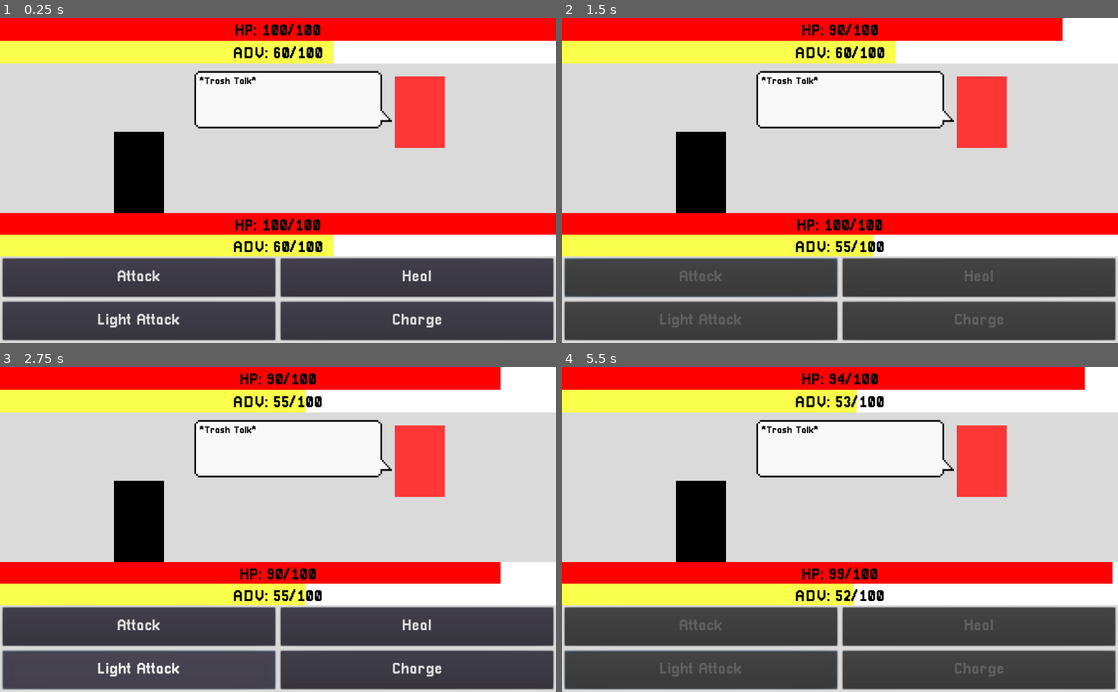
Above: before the commit, frames 1-4 (two rows, left to right).
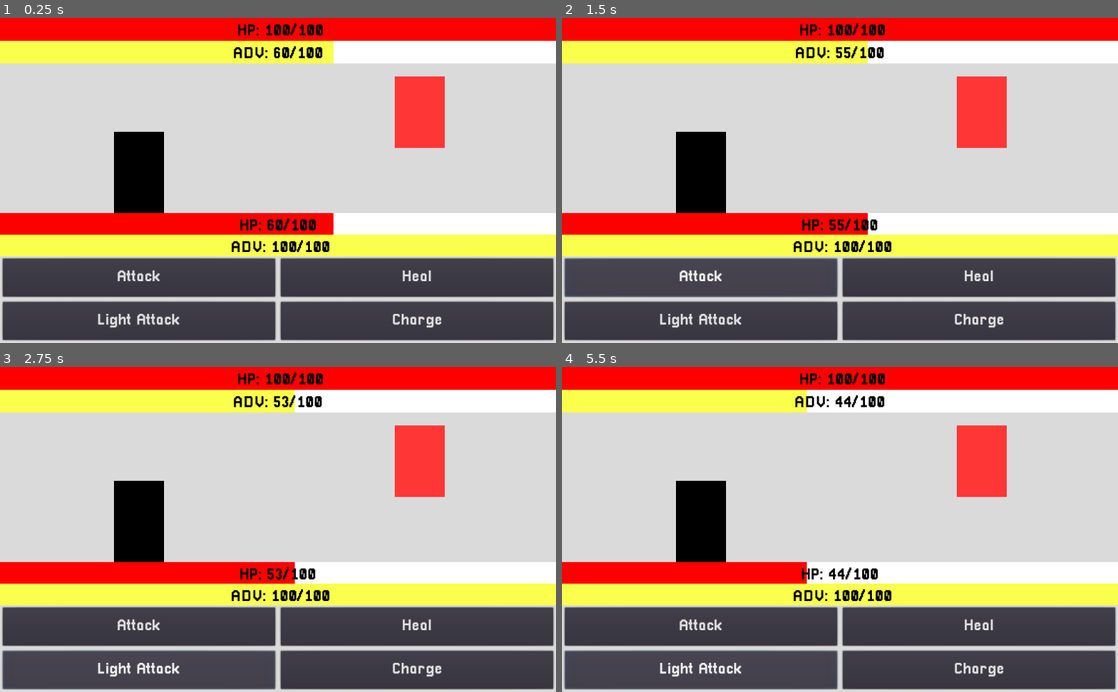
Above: after the commit, the same moments.

Repository: ArtlessAvian/kind-opponent
Game: Godot game, scene res://gameingame/BattleWView.tscn
Same seed, same stepped clock (60 frames per second), same inputs: the game is played once before the commit and once after it.
Inputs (mouse positions are in pixels of both pictures, inside the frame that each line leads up to):
- Up to frame 1 (0.25 s): no input
- Up to frame 2 (1.5 s): click "Attack" at 0.5 s
- Up to frame 3 (2.75 s): click (139, 669) at 2 s, where only the run after the commit has a clickable "Light Attack"
- Up to frame 4 (5.5 s): click "Heal" at 2.75 s; click (979, 669) at 3.5 s, where only the run after the commit has a clickable "Charge"; click (701, 627) at 4.25 s, where only the run after the commit has a clickable "Attack"; click (701, 669) at 5 s, where only the run before the commit has a clickable "Light Attack"

The runs differ from the first frame. In frame 1, 13% of the frame differs, in the area x 34-100%, y 1-74%; in frame 2, 15%; in frame 3, 13%; in frame 4, 15%, in the area x 17-100%, y 0-96%.
Error after the commit: Attempt to call function 'get_node' in base 'null instance' on a null instance. (res://UIBarMaster.gd:16)

Commit message:
Added speech bubble

Diff:
--- /dev/null
+++ b/EnemyText.gd
@@ -0,0 +1,41 @@
+extends RichTextLabel
+
+export(float) var reveal_speed
+export(float) var reveal_duration
+export(float) var fade_duration
+var opacity
+var fade_timer
+var reveal_timer
+var perc_visible
+export(NodePath) var speech_bubble
+func _ready():
+	speech_bubble = self.get_node(speech_bubble)
+	speech_bubble.visible = false
+	reveal_timer = 0
+	fade_timer = fade_duration
+	reveal_timer = reveal_duration
+	perc_visible = 0
+
+func _process(delta):
+	if reveal_timer > 0:
+		if perc_visible < 1:
+			perc_visible += reveal_speed*delta
+		reveal_timer -= delta
+		self.percent_visible = perc_visible
+	else:
+		if fade_timer > 0:
+			fade_timer -= delta
+			opacity = lerp(0,1,fade_timer/fade_duration)
+			speech_bubble.modulate = Color(1,1,1,opacity)
+		else:
+			speech_bubble.visible = false
+
+
+func set_text(text):
+	perc_visible = 0
+	self.text = text
+	self.percent_visible = perc_visible
+	speech_bubble.visible = true
+	speech_bubble.modulate = Color(1,1,1,1)
+	reveal_timer = reveal_duration
+	fade_timer = fade_duration
--- a/GameUI.tscn
+++ b/GameUI.tscn
@@ -1,10 +1,9 @@
-[gd_scene load_steps=6 format=2]
+[gd_scene load_steps=5 format=2]
 
-[ext_resource path="res://sprites/speech_bubble1.png" type="Texture" id=1]
-[ext_resource path="res://PixellariSmall.tres" type="DynamicFont" id=2]
-[ext_resource path="res://UIHealthBar.tscn" type="PackedScene" id=3]
-[ext_resource path="res://AdvBar.tscn" type="PackedScene" id=4]
-[ext_resource path="res://Pixellari.tres" type="DynamicFont" id=5]
+[ext_resource path="res://TestScene.tscn" type="PackedScene" id=1]
+[ext_resource path="res://UIHealthBar.tscn" type="PackedScene" id=2]
+[ext_resource path="res://AdvBar.tscn" type="PackedScene" id=3]
+[ext_resource path="res://Pixellari.tres" type="DynamicFont" id=4]
 
 [node name="GameUI" type="Control"]
 anchor_right = 1.0
@@ -43,29 +42,7 @@
 anchor_bottom = 1.0
 color = Color( 0.996078, 0.211765, 0.211765, 1 )
 
-[node name="NinePatchRect" type="NinePatchRect" parent="BattleCanvas/EnemyRegion"]
-anchor_right = 0.8
-anchor_bottom = 0.8
-margin_top = -10.0
-margin_right = -5.0
-margin_bottom = -10.0
-texture = ExtResource( 1 )
-region_rect = Rect2( 0, 0, 300, 96 )
-patch_margin_left = 3
-patch_margin_top = 3
-patch_margin_right = 21
-patch_margin_bottom = 3
-
-[node name="RichTextLabel" type="RichTextLabel" parent="BattleCanvas/EnemyRegion/NinePatchRect"]
-anchor_right = 1.0
-anchor_bottom = 1.0
-margin_left = 10.0
-margin_top = 10.0
-margin_right = -30.0
-margin_bottom = -10.0
-custom_fonts/normal_font = ExtResource( 2 )
-custom_colors/default_color = Color( 0, 0, 0, 1 )
-text = "*Trash Talk*"
+[node name="SpeechBubble" parent="BattleCanvas/EnemyRegion" instance=ExtResource( 1 )]
 
 [node name="UICanvas" type="Control" parent="."]
 anchor_right = 1.0
@@ -83,15 +60,16 @@
 anchor_right = 1.0
 anchor_bottom = 0.5
 
-[node name="EnemyHealthBar" parent="UICanvas/EnemyUI/EnemyBars/EnemyHPregion" instance=ExtResource( 3 )]
-copy_health = true
+[node name="EnemyHPBar" parent="UICanvas/EnemyUI/EnemyBars/EnemyHPregion" instance=ExtResource( 2 )]
+color = Color( 1, 0, 0, 1 )
 
 [node name="EnemyAdvRegion" type="Control" parent="UICanvas/EnemyUI/EnemyBars"]
 anchor_top = 0.5
 anchor_right = 1.0
 anchor_bottom = 1.0
 
-[node name="EnemyAdvBar" parent="UICanvas/EnemyUI/EnemyBars/EnemyAdvRegion" instance=ExtResource( 4 )]
+[node name="EnemyAdvBar" parent="UICanvas/EnemyUI/EnemyBars/EnemyAdvRegion" instance=ExtResource( 3 )]
+editor/display_folded = true
 
 [node name="PlayerUI" type="Control" parent="UICanvas"]
 anchor_top = 0.6
@@ -106,17 +84,14 @@
 anchor_right = 1.0
 anchor_bottom = 0.5
 
-[node name="PlayerHealthBar" parent="UICanvas/PlayerUI/PlayerBars/PlayerHPRegion" instance=ExtResource( 3 )]
-copy_health = true
-copy_player = true
+[node name="PlayerHealthBar" parent="UICanvas/PlayerUI/PlayerBars/PlayerHPRegion" instance=ExtResource( 2 )]
 
 [node name="PlayerAdvRegion" type="Control" parent="UICanvas/PlayerUI/PlayerBars"]
 anchor_top = 0.5
 anchor_right = 1.0
 anchor_bottom = 1.0
 
-[node name="PlayerAdvBar" parent="UICanvas/PlayerUI/PlayerBars/PlayerAdvRegion" instance=ExtResource( 4 )]
-copy_player = true
+[node name="EnemyAdvBar" parent="UICanvas/PlayerUI/PlayerBars/PlayerAdvRegion" instance=ExtResource( 3 )]
 
 [node name="PlayerActions" type="Control" parent="UICanvas/PlayerUI"]
 anchor_top = 0.33
@@ -183,6 +158,11 @@
 margin_top = 5.0
 margin_right = -5.0
 margin_bottom = -5.0
-custom_fonts/font = ExtResource( 5 )
+custom_fonts/font = ExtResource( 4 )
 text = "Heal"
 clip_text = true
+
+
+[editable path="UICanvas/EnemyUI/EnemyBars/EnemyAdvRegion/EnemyAdvBar"]
+
+[editable path="UICanvas/PlayerUI/PlayerBars/PlayerHPRegion/PlayerHealthBar"]
--- /dev/null
+++ b/TestScene.tscn
@@ -0,0 +1,34 @@
+[gd_scene load_steps=4 format=2]
+
+[ext_resource path="res://sprites/speech_bubble1.png" type="Texture" id=1]
+[ext_resource path="res://PixellariSmall.tres" type="DynamicFont" id=2]
+[ext_resource path="res://EnemyText.gd" type="Script" id=3]
+
+[node name="SpeechBubble" type="NinePatchRect"]
+anchor_right = 0.8
+anchor_bottom = 0.8
+margin_top = -10.0
+margin_right = -5.0
+margin_bottom = -10.0
+texture = ExtResource( 1 )
+region_rect = Rect2( 0, 0, 300, 96 )
+patch_margin_left = 3
+patch_margin_top = 3
+patch_margin_right = 21
+patch_margin_bottom = 3
+
+[node name="EnemyText" type="RichTextLabel" parent="."]
+anchor_right = 1.0
+anchor_bottom = 1.0
+margin_left = 10.0
+margin_top = 10.0
+margin_right = -30.0
+margin_bottom = -10.0
+custom_fonts/normal_font = ExtResource( 2 )
+custom_colors/default_color = Color( 0, 0, 0, 1 )
+text = "*Trash Talk*"
+script = ExtResource( 3 )
+reveal_speed = 0.3
+reveal_duration = 3.0
+fade_duration = 0.5
+speech_bubble = NodePath("..")
Not shown: 3 places in GameUI.tscn that only renumber resources
